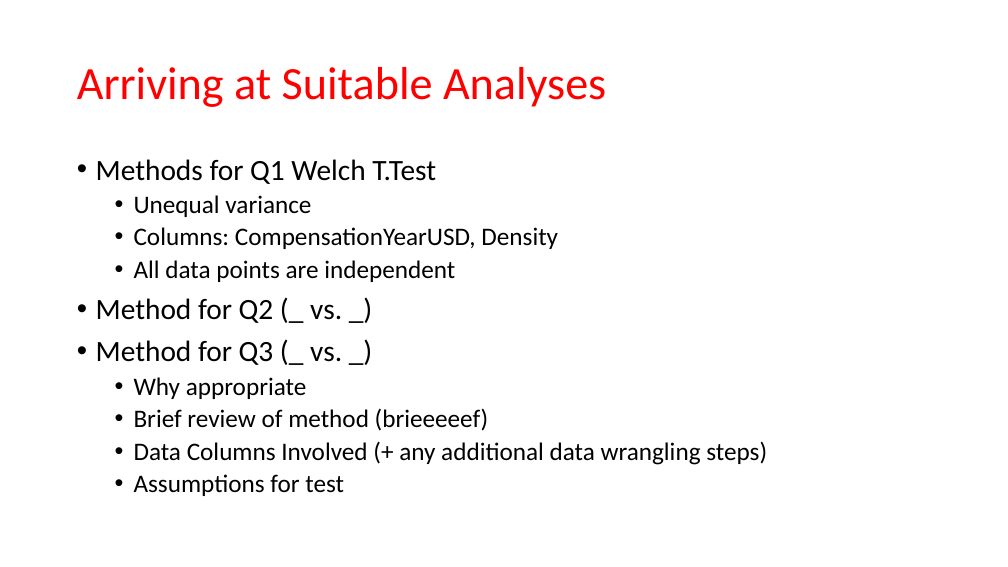
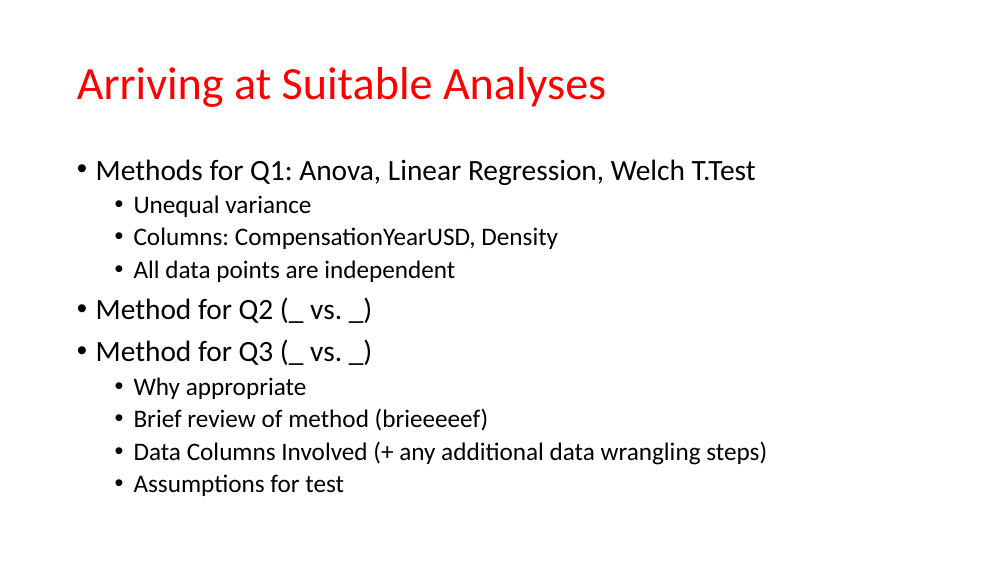
Before and after one commit to MatthewCodes/557_Final_Project, a slide deck: slide 7 of Presentation/Final Presentation.pptx. Drawn at 1008x567 pixels with LibreOffice and Linux fonts; fonts in the diff are those of the drawing. Boxes give left, top, right and bottom in pixels: in the first picture for what was removed or moved away, otherwise in the second. Text is boxed around its words. In the diff, an @@ line names an element or a change of style, - is before the commit and + after.

```diff
--- a/Presentation/Final Presentation.pptx
+++ b/Presentation/Final Presentation.pptx
@@ text at [96, 159, 756, 185]: text changed @@
-• Methods for Q1 Welch T.Test
+• Methods for Q1: Anova, Linear Regression, Welch T.Test
```
Also in this commit, not shown: 4 other slides changed, 5 other files.
